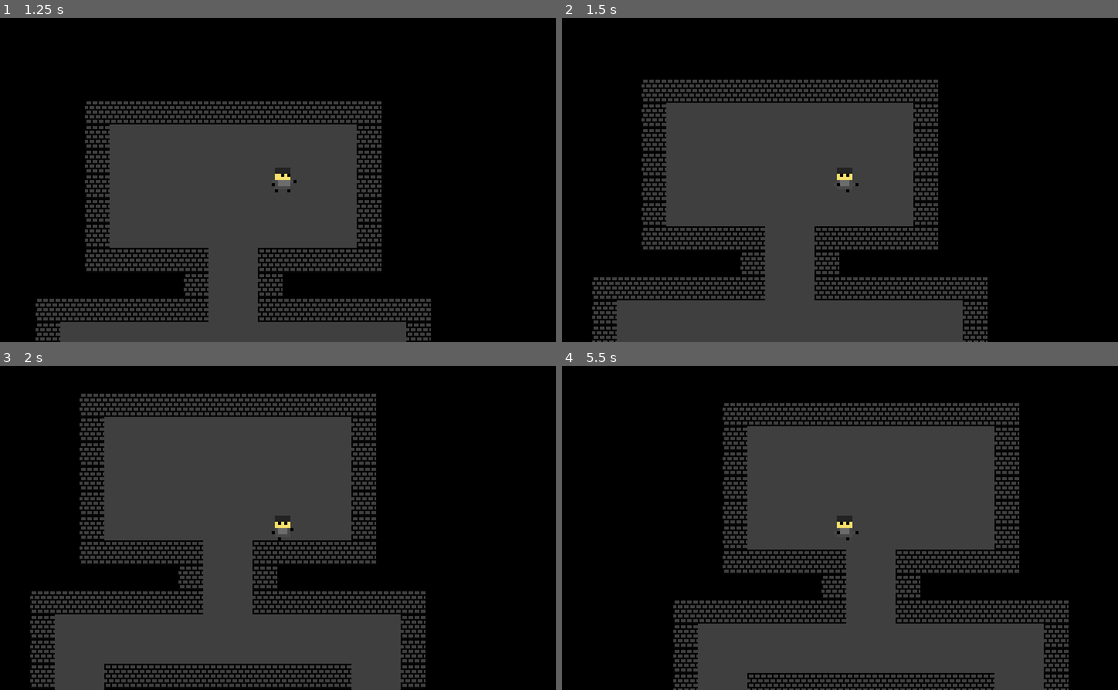
Above: before the commit, frames 1-4 (two rows, left to right).
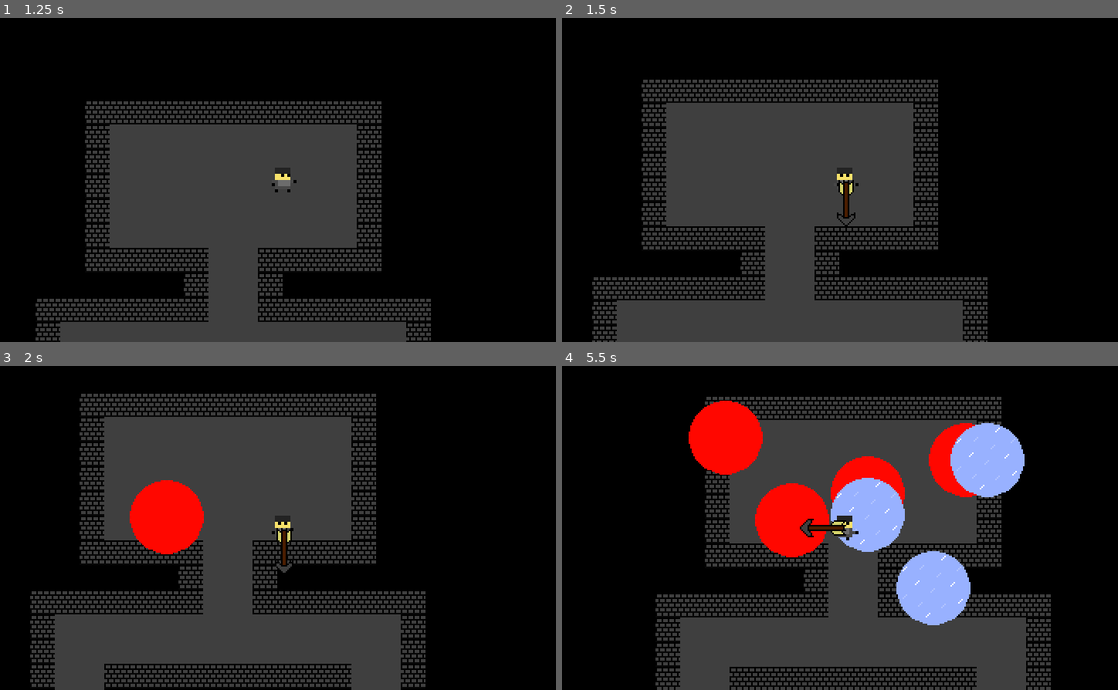
Above: after the commit, the same moments.

Repository: pwmaxwell/IronRationsGame
Game: Godot game, scene res://areas/test.tscn
Two runs of this game, one before a commit and one after it. Both use one fixed random seed, a clock stepped at 60 frames per second and the inputs below.
Inputs (mouse positions are in pixels of both pictures, inside the frame that each line leads up to):
- Up to frame 1 (1.25 s): tap Enter at 0.5 s; move the mouse to (400, 163) at 0.52 s; hold D (ui_right) from 0.53 s (still down); click (400, 163) at 0.6 s; right-click (400, 163) at 0.8 s
- Up to frame 2 (1.5 s): move the mouse to (728, 196) at 1.27 s; release D (ui_right) at 1.28 s; hold S (ui_down) from 1.28 s (still down); right-click (728, 196) at 1.35 s
- Up to frame 3 (2 s): keep holding S (ui_down); tap Z (b, bound only before the commit) at 1.55 s
- Up to frame 4 (5.5 s): move the mouse to (895, 456) at 2.02 s; release S (ui_down) at 2.03 s; hold D (ui_right) 2.03-2.78 s; tap Z (b, bound only before the commit) at 2.1, 4.55, 5.1 s; tap X (spell_two, bound only after the commit) at 2.3, 2.85, 5.3 s; move the mouse to (812, 592) at 2.77 s; hold W (ui_up) 2.78-3.53 s; click (812, 592) at 3.05 s; move the mouse to (1006, 576) at 3.52 s; hold A (ui_left) 3.53-5.03 s; click (1006, 576) at 3.6 s; right-click (1006, 576) at 3.8 s; move the mouse to (673, 479) at 4.27 s; right-click (673, 479) at 4.35 s; move the mouse to (867, 528) at 5.02 s; hold S (ui_down) from 5.03 s (still down)

Frame 1 is identical in both runs. In frame 2, 0.2% of the frame differs, in the area x 49-53%, y 50-65%; in frame 3, 2.6%; in frame 4, 27%, in the area x 16-92%, y 9-100%.

Commit message:
Added 2 spells and arrow attacks
Fire aoe = "z"
Does 10 damage every second
Ice aoe = "x"
Slows enemies and allies by about 50%. Should be removed when you leave
the aoe but does not always to it

Diff:
--- a/Zelda-Like game/areas/test.tscn
+++ b/Zelda-Like game/areas/test.tscn
@@ -7,7 +7,6 @@
 [ext_resource path="res://items/moneybag.png" type="Texture" id=5]
 [ext_resource path="res://TESTING TILESET.tres" type="TileSet" id=6]
 [ext_resource path="res://enemies/FinalBoss.tscn" type="PackedScene" id=7]
-[ext_resource path="res://enemies/sk_nh.tscn" type="PackedScene" id=8]
 
 [node name="Node" type="Node"]
 
@@ -78,6 +77,3 @@
 [node name="Node2D" parent="." instance=ExtResource( 7 )]
 position = Vector2( 820.482, -359.023 )
 scale = Vector2( 0.5, 0.5 )
-
-[node name="sk_nh" parent="." instance=ExtResource( 8 )]
-position = Vector2( 479.679, 59.3391 )
--- /dev/null
+++ b/Zelda-Like game/enemies/FinalBoss.gd
@@ -0,0 +1,7 @@
+extends "res://engine/entity.gd"
+
+func _init():
+	TYPE = "ENEMY"
+
+
+# Don't know what to do with this guy.
--- a/Zelda-Like game/enemies/FinalBoss.tscn
+++ b/Zelda-Like game/enemies/FinalBoss.tscn
@@ -1,8 +1,18 @@
-[gd_scene load_steps=2 format=2]
+[gd_scene load_steps=4 format=2]
 
-[ext_resource path="res://enemies/Golden Oryx Effigy.png" type="Texture" id=1]
+[ext_resource path="res://enemies/FinalBoss.gd" type="Script" id=1]
+[ext_resource path="res://enemies/Golden Oryx Effigy.png" type="Texture" id=2]
 
-[node name="Node2D" type="Node2D"]
+[sub_resource type="RectangleShape2D" id=1]
+
+[node name="KinematicBody2D" type="KinematicBody2D"]
+script = ExtResource( 1 )
 
 [node name="Sprite" type="Sprite" parent="."]
-texture = ExtResource( 1 )
+texture = ExtResource( 2 )
+
+[node name="Area2D" type="Area2D" parent="."]
+
+[node name="CollisionShape2D" type="CollisionShape2D" parent="Area2D"]
+scale = Vector2( 8.9, 8.9 )
+shape = SubResource( 1 )
--- a/Zelda-Like game/enemies/meleeEnemy.gd
+++ b/Zelda-Like game/enemies/meleeEnemy.gd
@@ -2,9 +2,10 @@
 
 func _init():
 	TYPE = "ENEMY"
-	SPEED = 400
+	SPEED = 900
+	SLOWSPEED = 200
+	SPEEDCONTAINER = 400
 	DAMAGE = 10
-
 
 
 var left = Vector2(-1,0)
--- a/Zelda-Like game/enemies/meleeEnemy.tscn
+++ b/Zelda-Like game/enemies/meleeEnemy.tscn
@@ -3,15 +3,16 @@
 [ext_resource path="res://enemies/meleeEnemy.gd" type="Script" id=1]
 [ext_resource path="res://base melee enemy.png" type="Texture" id=2]
 
-[sub_resource type="CircleShape2D" id=3]
+[sub_resource type="CircleShape2D" id=1]
 
-[sub_resource type="RectangleShape2D" id=1]
+[sub_resource type="RectangleShape2D" id=2]
 extents = Vector2( 8, 8 )
 
-[sub_resource type="RectangleShape2D" id=2]
+[sub_resource type="RectangleShape2D" id=3]
 extents = Vector2( 8.2, 8.2 )
 
 [node name="meleeEnemy" type="KinematicBody2D"]
+z_index = 2
 script = ExtResource( 1 )
 
 [node name="AnimationPlayer" type="AnimationPlayer" parent="."]
--- a/Zelda-Like game/enemies/sk_nh.gd
+++ b/Zelda-Like game/enemies/sk_nh.gd
@@ -1,4 +1,7 @@
 extends "res://engine/entity.gd"
+
+#This was bugged for some reason. Whenever I hit the skeleton it would knockback and the game would crash
+#If we can figure out what was bugged we can add them into the level
 
 func _init():
 	SPEED = 40
--- a/Zelda-Like game/engine/entity.gd
+++ b/Zelda-Like game/engine/entity.gd
@@ -2,6 +2,8 @@
 
 var TYPE = "ENEMY"
 var SPEED = 0
+var SLOWSPEED
+var SPEEDCONTAINER
 var DAMAGE = 0
 
 var movedir = Vector2(0,0)
@@ -11,7 +13,17 @@
 var knockdir = Vector2(0,0)
 var health = 100
 
+var aoehitstun = 0
 
+func lavaaoe():
+	var aoe = load("res://spells/lavaaoe.tscn").instance()
+	aoe.position = get_global_mouse_position()
+	get_parent().add_child(aoe)
+
+func iceaoe():
+	var iceaoe = load("res://spells/iceaoe.tscn").instance()
+	iceaoe.position = get_global_mouse_position()
+	get_parent().add_child(iceaoe)
 
 func movement_loop():
 	var motion
@@ -39,8 +51,10 @@
 		$anim.play(newanim)
 
 func damage_loop():
+	if aoehitstun > 0:
+		aoehitstun -= 1
 	if hitstun > 0:
-		hitstun -=1
+		hitstun -= 1
 		# Damaged Texture here
 	else:
 		# Normal Texture here
@@ -48,10 +62,19 @@
 			queue_free()
 	for area in $hitbox.get_overlapping_areas():
 		var  body = area.get_parent()
-		if hitstun == 0 and body.get("DAMAGE") != null and body.get("TYPE") != TYPE:
+		if hitstun == 0 and body.get("DAMAGE") != null and body.get("TYPE") != TYPE and body.get ("TYPE") != "SPELL":
 			health -= body.get("DAMAGE")
 			hitstun = 10
 			knockdir = global_transform.origin - body.global_transform.origin
+		if hitstun == 0 and body.get("DAMAGE") != null and body.get("TYPE") != TYPE and aoehitstun == 0:
+			health -= body.get("DAMAGE")
+			aoehitstun = 60
+		if body.get("TYPE") == "ENEMY":
+			SPEED = 50
+		if body.get("TYPE") == "SLOWSPELL":
+			SPEED = SLOWSPEED
+		if body.get("TYPE") != "SLOWSPELL":
+			SPEED = SPEEDCONTAINER
 
 func use_item(item):
 	var newitem = item.instance()
--- /dev/null
+++ b/Zelda-Like game/items/arrow.gd
@@ -0,0 +1,24 @@
+extends Node2D
+
+var TYPE = null
+var DAMAGE = 15
+var HEALTH = 1
+var ArrowMoveDir = Vector2(1,0)
+var maxamount = 1
+
+
+func _ready():
+	TYPE = get_parent().TYPE
+	$anim.connect("animation_finished", self, "destroy")
+	$anim.play(str("shoot",get_parent().spritedir))
+	if get_parent().has_method("state_shoot"):
+		get_parent().state = "shoot"
+	get_parent().state = "default"
+
+	#queue_free()
+
+func destroy(animation):
+	print("DELETEARROW")
+	if get_parent().has_method("state_shoot"):
+		get_parent().state = "default"
+	queue_free()
--- /dev/null
+++ b/Zelda-Like game/items/arrow.tscn
@@ -0,0 +1,231 @@
+[gd_scene load_steps=8 format=2]
+
+[ext_resource path="res://items/arrow.gd" type="Script" id=1]
+[ext_resource path="res://items/arrow.png" type="Texture" id=2]
+
+[sub_resource type="RectangleShape2D" id=1]
+
+[sub_resource type="Animation" id=2]
+resource_name = "shootdown"
+tracks/0/type = "value"
+tracks/0/path = NodePath("anim:playback_speed")
+tracks/0/interp = 1
+tracks/0/loop_wrap = true
+tracks/0/imported = false
+tracks/0/enabled = true
+tracks/0/keys = {
+"times": PoolRealArray( 0.997174 ),
+"transitions": PoolRealArray( 1 ),
+"update": 0,
+"values": [ 0.33 ]
+}
+tracks/1/type = "value"
+tracks/1/path = NodePath("Sprite:texture")
+tracks/1/interp = 1
+tracks/1/loop_wrap = true
+tracks/1/imported = false
+tracks/1/enabled = true
+tracks/1/keys = {
+"times": PoolRealArray( 1 ),
+"transitions": PoolRealArray( 1 ),
+"update": 1,
+"values": [ ExtResource( 2 ) ]
+}
+tracks/2/type = "value"
+tracks/2/path = NodePath("Sprite:rotation_degrees")
+tracks/2/interp = 1
+tracks/2/loop_wrap = true
+tracks/2/imported = false
+tracks/2/enabled = true
+tracks/2/keys = {
+"times": PoolRealArray( 0.998721 ),
+"transitions": PoolRealArray( 1 ),
+"update": 0,
+"values": [ 90.0 ]
+}
+tracks/3/type = "value"
+tracks/3/path = NodePath("Sprite:position")
+tracks/3/interp = 1
+tracks/3/loop_wrap = true
+tracks/3/imported = false
+tracks/3/enabled = true
+tracks/3/keys = {
+"times": PoolRealArray( 0.998721 ),
+"transitions": PoolRealArray( 1 ),
+"update": 0,
+"values": [ Vector2( 0, 15 ) ]
+}
+
+[sub_resource type="Animation" id=3]
+resource_name = "shootleft"
+tracks/0/type = "value"
+tracks/0/path = NodePath("anim:playback_speed")
+tracks/0/interp = 1
+tracks/0/loop_wrap = true
+tracks/0/imported = false
+tracks/0/enabled = true
+tracks/0/keys = {
+"times": PoolRealArray( 0.997174 ),
+"transitions": PoolRealArray( 1 ),
+"update": 0,
+"values": [ 0.33 ]
+}
+tracks/1/type = "value"
+tracks/1/path = NodePath("Sprite:texture")
+tracks/1/interp = 1
+tracks/1/loop_wrap = true
+tracks/1/imported = false
+tracks/1/enabled = true
+tracks/1/keys = {
+"times": PoolRealArray( 1 ),
+"transitions": PoolRealArray( 1 ),
+"update": 1,
+"values": [ ExtResource( 2 ) ]
+}
+tracks/2/type = "value"
+tracks/2/path = NodePath("Sprite:rotation_degrees")
+tracks/2/interp = 1
+tracks/2/loop_wrap = true
+tracks/2/imported = false
+tracks/2/enabled = true
+tracks/2/keys = {
+"times": PoolRealArray( 0.9 ),
+"transitions": PoolRealArray( 1 ),
+"update": 0,
+"values": [ 180.0 ]
+}
+tracks/3/type = "value"
+tracks/3/path = NodePath("Sprite:position")
+tracks/3/interp = 1
+tracks/3/loop_wrap = true
+tracks/3/imported = false
+tracks/3/enabled = true
+tracks/3/keys = {
+"times": PoolRealArray( 0.998721 ),
+"transitions": PoolRealArray( 1 ),
+"update": 0,
+"values": [ Vector2( -15, 0 ) ]
+}
+
+[sub_resource type="Animation" id=4]
+tracks/0/type = "value"
+tracks/0/path = NodePath("anim:playback_speed")
+tracks/0/interp = 1
+tracks/0/loop_wrap = true
+tracks/0/imported = false
+tracks/0/enabled = true
+tracks/0/keys = {
+"times": PoolRealArray( 0.997174 ),
+"transitions": PoolRealArray( 1 ),
+"update": 0,
+"values": [ 0.33 ]
+}
+tracks/1/type = "value"
+tracks/1/path = NodePath("Sprite:texture")
+tracks/1/interp = 1
+tracks/1/loop_wrap = true
+tracks/1/imported = false
+tracks/1/enabled = true
+tracks/1/keys = {
+"times": PoolRealArray( 1 ),
+"transitions": PoolRealArray( 1 ),
+"update": 1,
+"values": [ ExtResource( 2 ) ]
+}
+tracks/2/type = "value"
+tracks/2/path = NodePath("Sprite:position")
+tracks/2/interp = 1
+tracks/2/loop_wrap = true
+tracks/2/imported = false
+tracks/2/enabled = true
+tracks/2/keys = {
+"times": PoolRealArray( 0.998721 ),
+"transitions": PoolRealArray( 1 ),
+"update": 0,
+"values": [ Vector2( 15, 0 ) ]
+}
+tracks/3/type = "value"
+tracks/3/path = NodePath("Sprite:rotation_degrees")
+tracks/3/interp = 1
+tracks/3/loop_wrap = true
+tracks/3/imported = false
+tracks/3/enabled = true
+tracks/3/keys = {
+"times": PoolRealArray( 0.998721 ),
+"transitions": PoolRealArray( 1 ),
+"update": 0,
+"values": [ 0.0 ]
+}
+
+[sub_resource type="Animation" id=5]
+resource_name = "shootup"
+tracks/0/type = "value"
+tracks/0/path = NodePath("anim:playback_speed")
+tracks/0/interp = 1
+tracks/0/loop_wrap = true
+tracks/0/imported = false
+tracks/0/enabled = true
+tracks/0/keys = {
+"times": PoolRealArray( 0.997174 ),
+"transitions": PoolRealArray( 1 ),
+"update": 0,
+"values": [ 0.33 ]
+}
+tracks/1/type = "value"
+tracks/1/path = NodePath("Sprite:texture")
+tracks/1/interp = 1
+tracks/1/loop_wrap = true
+tracks/1/imported = false
+tracks/1/enabled = true
+tracks/1/keys = {
+"times": PoolRealArray( 1 ),
+"transitions": PoolRealArray( 1 ),
+"update": 1,
+"values": [ ExtResource( 2 ) ]
+}
+tracks/2/type = "value"
+tracks/2/path = NodePath("Sprite:rotation_degrees")
+tracks/2/interp = 1
+tracks/2/loop_wrap = true
+tracks/2/imported = false
+tracks/2/enabled = true
+tracks/2/keys = {
+"times": PoolRealArray( 0.998721 ),
+"transitions": PoolRealArray( 1 ),
+"update": 0,
+"values": [ 270.0 ]
+}
+tracks/3/type = "value"
+tracks/3/path = NodePath("Sprite:position")
+tracks/3/interp = 1
+tracks/3/loop_wrap = true
+tracks/3/imported = false
+tracks/3/enabled = true
+tracks/3/keys = {
+"times": PoolRealArray( 0.998721 ),
+"transitions": PoolRealArray( 1 ),
+"update": 0,
+"values": [ Vector2( 0, -15 ) ]
+}
+
+[node name="arrow" type="Node2D"]
+z_index = 1
+script = ExtResource( 1 )
+
+[node name="Sprite" type="Sprite" parent="."]
+position = Vector2( -15, 0 )
+rotation = 4.71239
+texture = ExtResource( 2 )
+
+[node name="Area2D" type="Area2D" parent="."]
+
+[node name="CollisionShape2D" type="CollisionShape2D" parent="Area2D"]
+scale = Vector2( 1.35, 0.5 )
+shape = SubResource( 1 )
+
+[node name="anim" type="AnimationPlayer" parent="."]
+playback_speed = 0.33
+anims/shootdown = SubResource( 2 )
+anims/shootleft = SubResource( 3 )
+anims/shootright = SubResource( 4 )
+anims/shootup = SubResource( 5 )
--- a/Zelda-Like game/items/sword.tscn
+++ b/Zelda-Like game/items/sword.tscn
@@ -163,9 +163,9 @@
 extents = Vector2( 6.5, 6.5 )
 
 [node name="sword" type="Node2D"]
-position = Vector2( -15, 3 )
-rotation = 3.92699
-z_index = 1
+position = Vector2( 0, 15 )
+rotation = 2.35619
+z_index = 2
 script = ExtResource( 1 )
 
 [node name="anim" type="AnimationPlayer" parent="."]
@@ -174,6 +174,8 @@
 anims/swingleft = SubResource( 2 )
 anims/swingright = SubResource( 3 )
 anims/swingup = SubResource( 4 )
+
+[node name="KinematicBody2D" type="KinematicBody2D" parent="."]
 
 [node name="Sprite" type="Sprite" parent="."]
 texture = ExtResource( 2 )
--- a/Zelda-Like game/player/player.gd
+++ b/Zelda-Like game/player/player.gd
@@ -2,7 +2,9 @@
 
 func _init():
 	TYPE = "PLAYER"
+	SLOWSPEED = 40
 	SPEED = 70
+	SPEEDCONTAINER = 70
 
 var state = "default"
 
@@ -13,6 +15,8 @@
 			state_default()
 		"swing":
 			state_swing()
+		"shoot":
+			state_shoot()
 
 func state_default():
 	controls_loop()
@@ -27,12 +31,28 @@
 
 	if Input.is_action_just_pressed("a"):
 		use_item(preload("res://items/sword.tscn"))
+	if Input.is_action_just_pressed("b"):
+		use_item(preload("res://items/arrow.tscn"))
+	if Input.is_action_just_pressed("spell_one"):
+		lavaaoe()
+		#use_item(preload("res://spells/lavaaoe.tscn"))
+	if Input.is_action_just_pressed("spell_two"):
+		iceaoe()
+
+
 
 func state_swing():
 	anim_switch("idle")
 	movement_loop()
 	damage_loop()
 	movedir = Vector2(0,0)
+
+func state_shoot():
+	anim_switch("idle")
+	movement_loop()
+	damage_loop()
+	movedir = Vector2(0,0)
+
 
 func controls_loop():
 	var LEFT	= Input.is_action_pressed("ui_left")
--- a/Zelda-Like game/player/player.tscn
+++ b/Zelda-Like game/player/player.tscn
@@ -130,6 +130,7 @@
 }
 
 [node name="player" type="KinematicBody2D"]
+z_index = 2
 script = ExtResource( 1 )
 
 [node name="CollisionShape2D" type="CollisionShape2D" parent="."]
--- a/Zelda-Like game/project.godot
+++ b/Zelda-Like game/project.godot
@@ -87,7 +87,17 @@
 }
 b={
 "deadzone": 0.5,
+"events": [ Object(InputEventMouseButton,"resource_local_to_scene":false,"resource_name":"","device":0,"alt":false,"shift":false,"control":false,"meta":false,"command":false,"button_mask":0,"position":Vector2( 0, 0 ),"global_position":Vector2( 0, 0 ),"factor":1.0,"button_index":2,"pressed":false,"doubleclick":false,"script":null)
+ ]
+}
+spell_one={
+"deadzone": 0.51,
 "events": [ Object(InputEventKey,"resource_local_to_scene":false,"resource_name":"","device":0,"alt":false,"shift":false,"control":false,"meta":false,"command":false,"pressed":false,"scancode":90,"unicode":0,"echo":false,"script":null)
+ ]
+}
+spell_two={
+"deadzone": 0.5,
+"events": [ Object(InputEventKey,"resource_local_to_scene":false,"resource_name":"","device":0,"alt":false,"shift":false,"control":false,"meta":false,"command":false,"pressed":false,"scancode":88,"unicode":0,"echo":false,"script":null)
  ]
 }
 
--- /dev/null
+++ b/Zelda-Like game/spells/iceaoe.gd
@@ -0,0 +1,19 @@
+extends Node2D
+
+var TYPE = "SLOWSPELL"
+
+var target
+var maxamount = 1
+
+
+func _ready():
+	#TYPE = get_parent().TYPE
+	target = get_global_mouse_position()
+	$anim.connect("animation_finished", self, "destroy")
+	$anim.play("iceDuration")
+	#$anim.play(str("swing",get_parent().spritedir))
+
+
+
+func destroy(animation):
+	queue_free()
--- /dev/null
+++ b/Zelda-Like game/spells/iceaoe.tscn
@@ -0,0 +1,37 @@
+[gd_scene load_steps=5 format=2]
+
+[ext_resource path="res://spells/iceaoe.gd" type="Script" id=1]
+[ext_resource path="res://spells/iceaoe.png" type="Texture" id=2]
+
+[sub_resource type="CircleShape2D" id=1]
+
+[sub_resource type="Animation" id=2]
+resource_name = "iceDuration"
+length = 8.0
+tracks/0/type = "value"
+tracks/0/path = NodePath("Sprite:texture")
+tracks/0/interp = 1
+tracks/0/loop_wrap = true
+tracks/0/imported = false
+tracks/0/enabled = true
+tracks/0/keys = {
+"times": PoolRealArray( 0 ),
+"transitions": PoolRealArray( 1 ),
+"update": 1,
+"values": [ ExtResource( 2 ) ]
+}
+
+[node name="Node2D" type="Node2D"]
+script = ExtResource( 1 )
+
+[node name="Sprite" type="Sprite" parent="."]
+texture = ExtResource( 2 )
+
+[node name="Area2D" type="Area2D" parent="."]
+
+[node name="CollisionShape2D" type="CollisionShape2D" parent="Area2D"]
+scale = Vector2( 2.4, 2.4 )
+shape = SubResource( 1 )
+
+[node name="anim" type="AnimationPlayer" parent="."]
+anims/iceDuration = SubResource( 2 )
--- /dev/null
+++ b/Zelda-Like game/spells/lavaaoe.gd
@@ -0,0 +1,19 @@
+extends Node2D
+
+var TYPE = "SPELL"
+var DAMAGE = 10
+var target
+var maxamount = 1
+
+
+func _ready():
+	#TYPE = get_parent().TYPE
+	target = get_global_mouse_position()
+	$anim.connect("animation_finished", self, "destroy")
+	$anim.play("durationAnimationTest")
+	#$anim.play(str("swing",get_parent().spritedir))
+
+
+
+func destroy(animation):
+	queue_free()
--- /dev/null
+++ b/Zelda-Like game/spells/lavaaoe.tscn
@@ -0,0 +1,49 @@
+[gd_scene load_steps=5 format=2]
+
+[ext_resource path="res://spells/lavaaoe.gd" type="Script" id=1]
+[ext_resource path="res://spells/fireaoe.png" type="Texture" id=2]
+
+[sub_resource type="CircleShape2D" id=1]
+
+[sub_resource type="Animation" id=2]
+resource_name = "durationAnimationTest"
+length = 8.0
+tracks/0/type = "value"
+tracks/0/path = NodePath("Sprite:texture")
+tracks/0/interp = 1
+tracks/0/loop_wrap = true
+tracks/0/imported = false
+tracks/0/enabled = true
+tracks/0/keys = {
+"times": PoolRealArray( 0 ),
+"transitions": PoolRealArray( 1 ),
+"update": 1,
+"values": [ ExtResource( 2 ) ]
+}
+tracks/1/type = "value"
+tracks/1/path = NodePath(".:z_index")
+tracks/1/interp = 1
+tracks/1/loop_wrap = true
+tracks/1/imported = false
+tracks/1/enabled = true
+tracks/1/keys = {
+"times": PoolRealArray( 0 ),
+"transitions": PoolRealArray( 1 ),
+"update": 1,
+"values": [ 0 ]
+}
+
+[node name="Node2D" type="Node2D"]
+script = ExtResource( 1 )
+
+[node name="Sprite" type="Sprite" parent="."]
+texture = ExtResource( 2 )
+
+[node name="Area2D" type="Area2D" parent="."]
+
+[node name="CollisionShape2D" type="CollisionShape2D" parent="Area2D"]
+scale = Vector2( 2.4, 2.4 )
+shape = SubResource( 1 )
+
+[node name="anim" type="AnimationPlayer" parent="."]
+anims/durationAnimationTest = SubResource( 2 )
Not shown: 1 places in Zelda-Like game/areas/test.tscn that only renumber resources
Not shown: 1 places in Zelda-Like game/enemies/meleeEnemy.tscn that only renumber resources
Binary file added: Zelda-Like game/items/arrow.png
Not shown, added: Zelda-Like game/items/arrow.png.import
Binary file added: Zelda-Like game/spells/fireaoe.png
Not shown, added: Zelda-Like game/spells/fireaoe.png.import
Binary file added: Zelda-Like game/spells/iceaoe.png
Not shown, added: Zelda-Like game/spells/iceaoe.png.import
